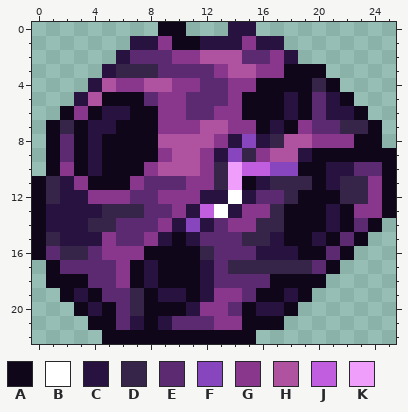
Edited in one commit: pixel-art sprite (NPCs/Minibosses/StarveiledProj/ScholarCometBigger.png). Above: the version before the commit.
The file is 52x46 pixels, drawn in blocks of 2x2; one block is one cell here.
Palette (. is transparent): A #0f0619  B #ffffff  C #281340  D #362449  E #5b2a70  F #8846be  G #88378c  H #af529f  J #c15edf  K #f09efb
Pixels before, first column x 0:
 0 .........AA...CC..........
 1 .......CCGAACCCGCC........
 2 ......CEEEGGHHHEEGC.......
 3 .....CDDDEEEEGHHGGAAA.....
 4 ....CHGGHHGGEEGGAAAADA....
 5 ...CHAAAEGGEEEGAAACAECA...
 6 ..AGACCAAGGEEGGAAACAECCA..
 7 .ADACCAAAGGGHHGGACAGEEDDA.
 8 .AEACAAAAHHHHGCFCDHHGGGAA.
 9 .AEACAAAAGHHGCFDGHHCAAAAAA
10 .AGACAAAGHHHGDKJJFFAACCEEA
11 ADCGAAAGEEEGGDKACDDDACDDGA
12 ADCCGGGEEGGGCCBCEEDAAADDGA
13 ACCCCDDDEEGCJBCGGDAAACAGGA
14 ACCCDDEEEGCFCEGGDDAAACAEA.
15 ADCCCGEEGCACEEEDDCAACAEA..
16 AEDDEGGGAAAADEEECCCAAEA...
17 .AEEEEGACAAACEDDDDDDEA....
18 .AAAEEGACAAACEEEEAAAA.....
19 ..ACAEEDACCACGGEAACA......
20 ...ACAEDAAACGGEACCA.......
21 ....AAECACEEEGGAAA........
22 .....AAAAAAAAAAA..........
After:
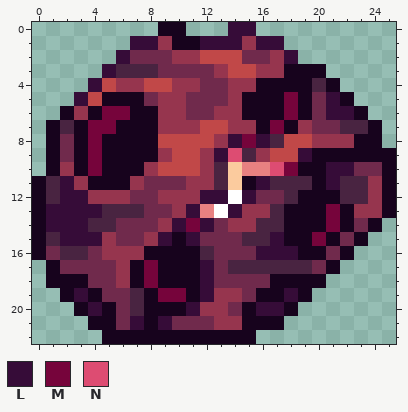
Colours new in this view: L #360c38  M #76043b  N #dd4c72
The exact change:
Colour A changes from #0f0619 to #17031d.
Colour D changes from #362449 to #492441.
Colour E changes from #5b2a70 to #702a4c.
Colour G changes from #88378c to #96354e.
Colour H changes from #af529f to #c14848.
Colour J changes from #c15edf to #e88181.
Colour K changes from #f09efb to #fbcb9e.
Colour L replaces colour C in row 0 at x 14 to 15; in row 1 at x 7 to 8, 12 to 14 and 16 to 17; in row 2 at x 6 and 18; in row 3 at x 5; in row 4 at x 4; in row 5 at x 3 and 21.
Colour L replaces colour C in row 6 at x 21 to 22; in row 8 at x 14 and 16; in row 9 at x 13 and 19; in row 10 at x 21 to 22; in row 11 at x 2, 16 and 21; in row 12 at x 2 to 3, 12 to 13 and 15.
Colour L replaces colour C in row 13 at x 1 to 4, 11 and 14; in row 14 at x 1 to 3, 10 and 12; in row 15 at x 2 to 4, 9, 11 and 17; in row 16 at x 16 to 18; in rows 17 to 18 at x 12; in row 19 at x 3, 12 and 18.
Colour L replaces colour C in row 20 at x 4, 11 and 16 to 17; in row 21 at x 7 and 9.
Colour M replaces colour C in row 5 at x 18; in row 6 at x 5 to 6 and 18; in row 7 at x 4 to 5 and 17; in rows 8 to 10 at x 4; in rows 13 to 14 at x 21; in row 15 at x 20.
Colour M replaces colour C in rows 17 to 18 at x 8; in row 19 at x 9 to 10.
Colour M replaces colour F in row 8 at x 15; in row 10 at x 18; in row 14 at x 11.
Colour N replaces colour F in row 9 at x 14; in row 10 at x 17.
Changed places in both pictures, as pixel boxes (x1, y1, x2, y2):
changed: (32, 22, 396, 344)
